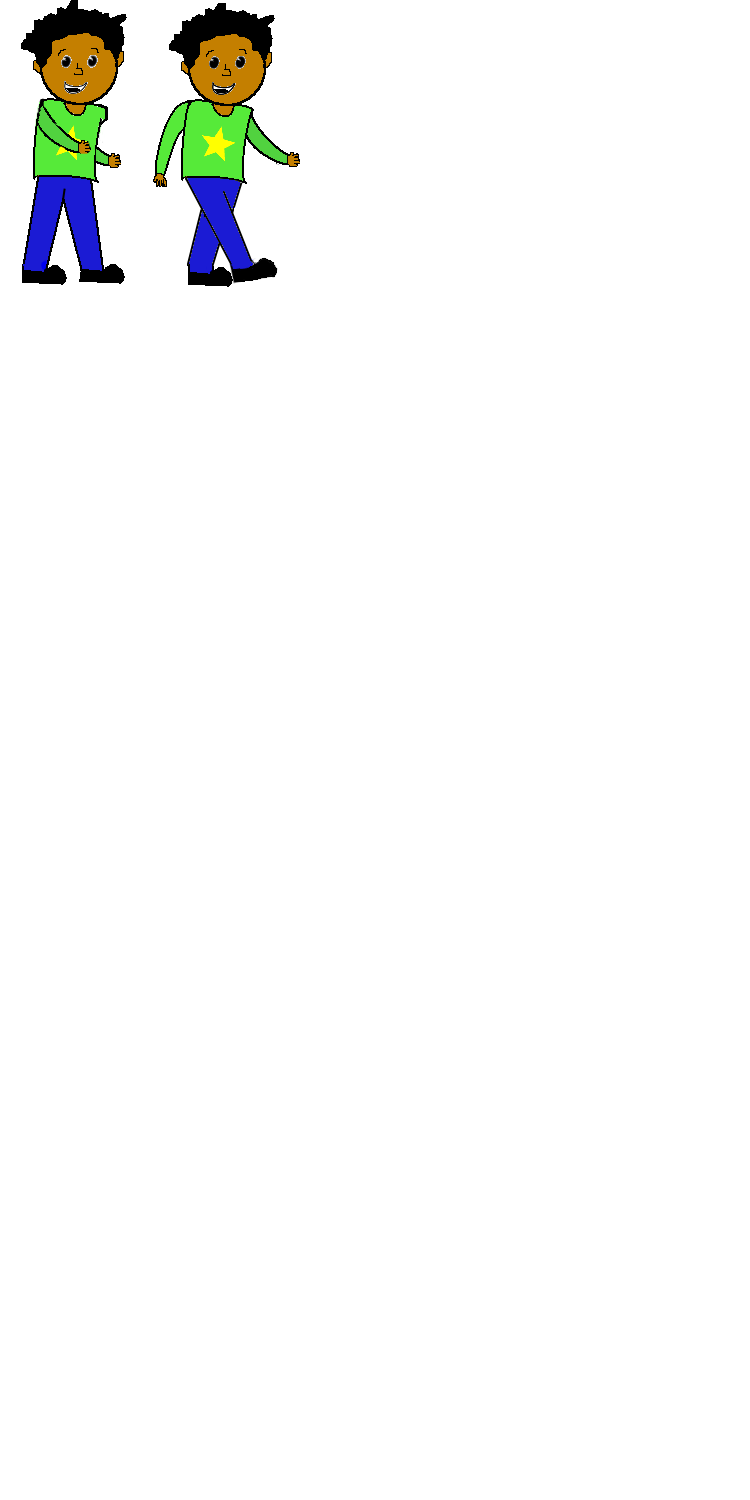
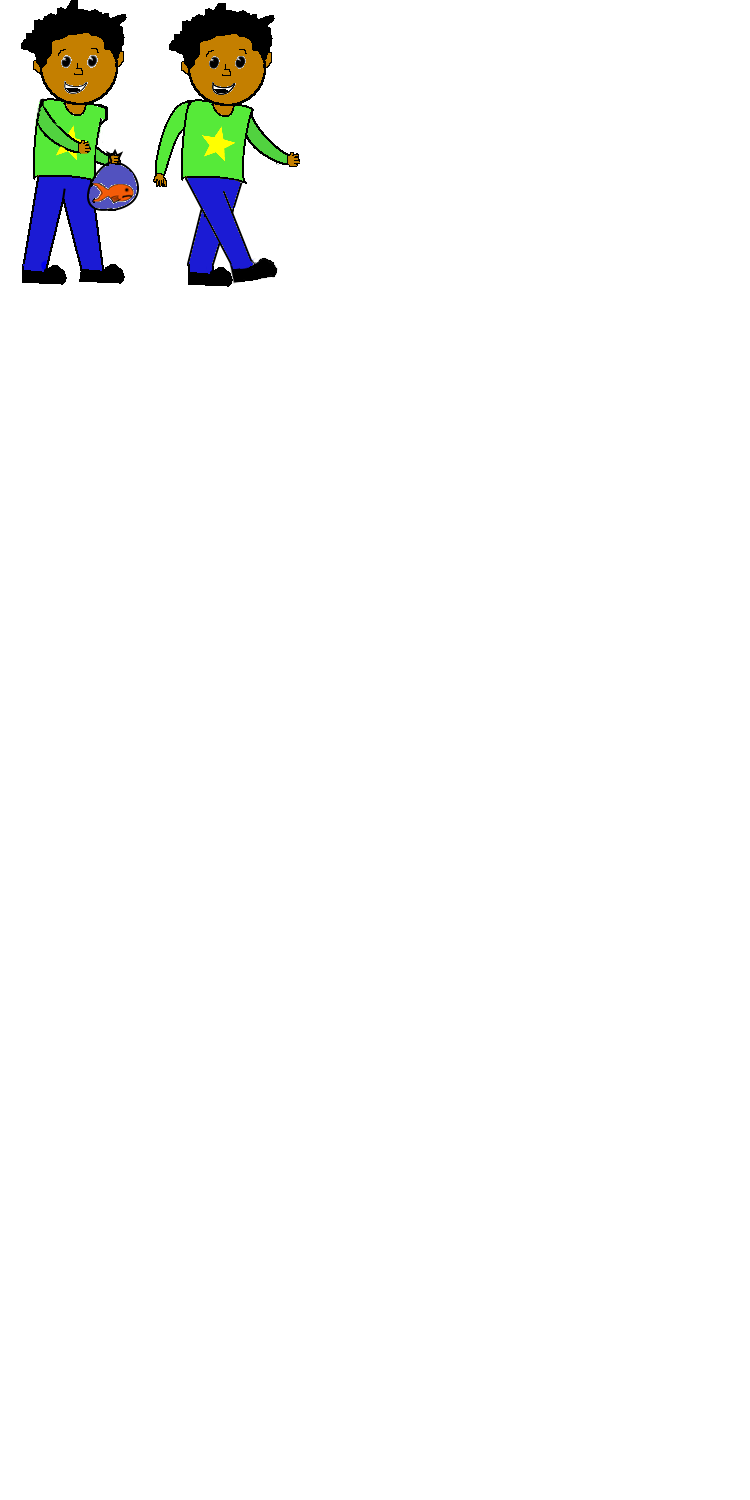
Before/after of a 750 x 1500 layered artwork. What changed in the layer stack:
painted on "Background" over [86, 148, 140, 211]
